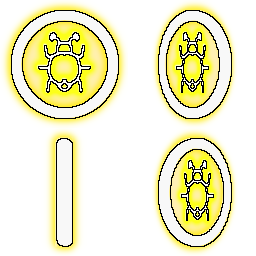
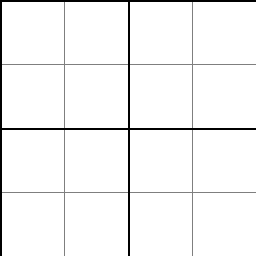
Layered file, before and after one edit (256 × 256). Changes by layer:
showed group "Grid" (2 layers) over [0, 0, 256, 256]
moved "Bugbuck" into group "BugBucks" over [0, 0, 128, 128]
moved "Bugbuck copy" into group "BugBucks" over [151, 0, 238, 128]
moved "Bugbuck copy #1" into group "BugBucks" over [41, 123, 87, 256]
moved "Bugbuck copy #2" into group "BugBucks" over [151, 128, 238, 256]
